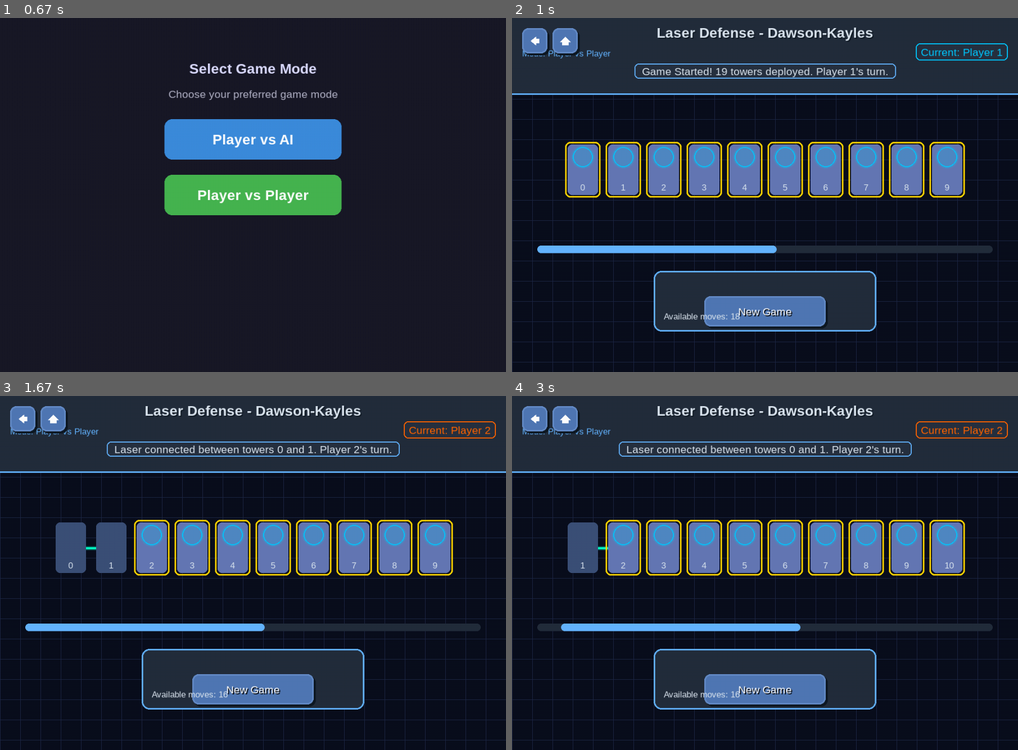
Above: before the commit, frames 1-4 (two rows, left to right).
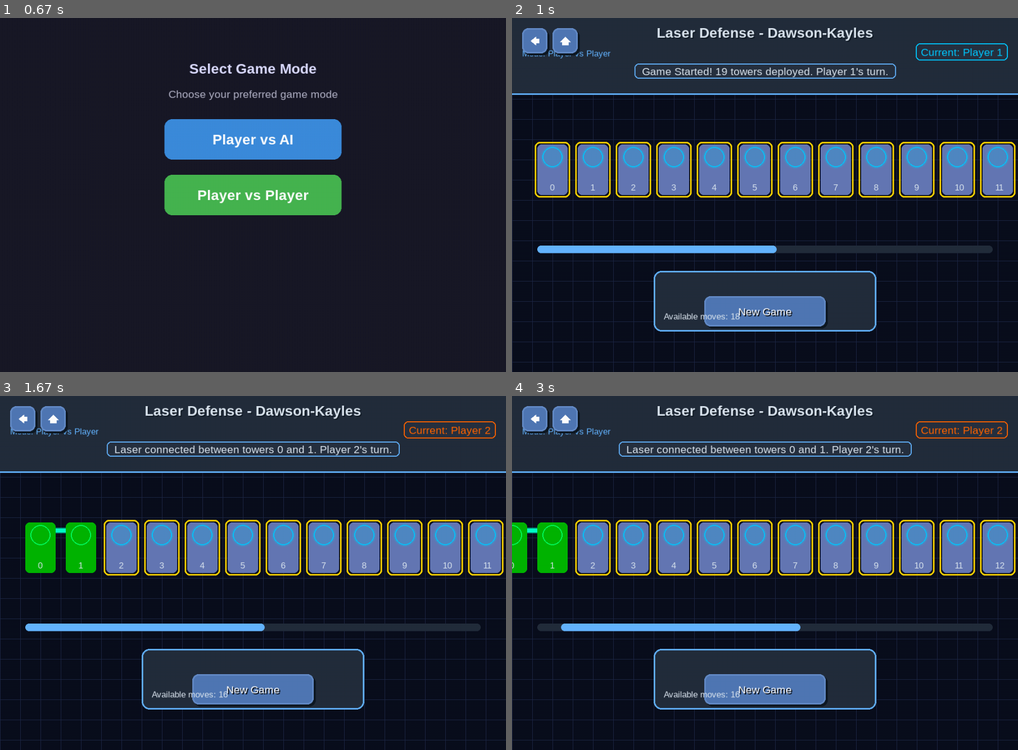
Above: after the commit, the same moments.

Repository: JieteXue/ICG-Games
Game: pygame game, started from Nice/main.py
Two runs of this game, one before a commit and one after it. Both use one fixed random seed, a clock stepped at 60 frames per second and the inputs below.
Inputs:
- Up to frame 1 (0.67 s): click "Laser" at 0.38 s
- Up to frame 2 (1 s): click "Player vs Player" at 0.72 s
- Up to frame 3 (1.67 s): click "0" at 1.07 s; click "1" at 1.4 s
- Up to frame 4 (3 s): hold Right 1.67-2.13 s; hold Right 2.17-2.63 s; hold Left from 2.67 s (still down)

Frame 1 is identical in both runs. In frame 2, 9.2% of the frame differs, in the area x 4-100%, y 34-51%; in frame 3, 10%; in frame 4, 10%, in the area x 0-100%, y 34-51%.

Commit message:
修好了
但是pyc有没删掉呜呜呜

Diff:
--- a/Nice/src/games/dawson_kayles/game.py
+++ b/Nice/src/games/dawson_kayles/game.py
@@ -193,7 +193,7 @@
             self.ui.draw_game_info(self.logic)
 
             # 绘制炮塔和激光
-            self.ui.draw_towers(self.logic, self.tower_buttons)
+            self.ui.draw_towers_and_lasers(self.logic, self.tower_buttons)
 
             # 绘制控制面板
             self.ui.draw_control_panel(self.control_buttons, self.logic)
--- a/Nice/src/games/dawson_kayles/ui.py
+++ b/Nice/src/games/dawson_kayles/ui.py
@@ -18,28 +18,41 @@
         self.selected = False
         self.enabled = True
 
-    def draw(self, surface, is_active, is_highlighted):
-        """绘制炮塔"""
-        # 炮塔基座
-        base_color = (100, 120, 180)  # 炮塔基座颜色
-        if not is_active:
-            base_color = (60, 80, 120)  # 未激活的炮塔
-
+    def draw(self, surface, tower_state, player_owner=None, is_highlighted=False):
+        """
+        绘制炮塔
+
+        Args:
+            surface: 绘制表面
+            tower_state: 炮塔状态 (0=不可用, 1=可用)
+            player_owner: 炮塔所有者 (1=玩家1, 2=玩家2/AI, None=未连接)
+            is_highlighted: 是否高亮显示
+        """
+        # 根据炮塔状态和所有者选择颜色
+        if tower_state == 0:  # 不可用
+            if player_owner == 1:
+                base_color = (0, 180, 0)      # 玩家1 - 深绿色
+                top_color = (0, 255, 100)     # 玩家1 - 亮绿色
+            elif player_owner == 2:
+                base_color = (220, 120, 0)    # 玩家2/AI - 深橙色
+                top_color = (255, 180, 50)    # 玩家2/AI - 亮橙色
+            else:
+                base_color = (80, 80, 100)    # 默认禁用颜色
+                top_color = (100, 100, 120)
+        else:  # 可用
+            base_color = (100, 120, 180)      # 可用炮塔基座
+            top_color = (0, 200, 255)         # 激活炮塔 - 亮蓝色
+
+        # 绘制炮塔基座
         pygame.draw.rect(surface, base_color, self.rect, border_radius=8)
 
         # 炮塔顶部（雷达/发射器）
         top_radius = self.rect.width // 3
         top_center = (self.rect.centerx, self.rect.top + top_radius + 5)
-
-        if is_active:
-            top_color = (0, 200, 255)  # 激活炮塔 - 亮蓝色
-        else:
-            top_color = (60, 80, 120)  # 未激活炮塔
-
         pygame.draw.circle(surface, top_color, top_center, top_radius, 2)
 
-        # 如果激活，绘制发光效果
-        if is_active:
+        # 如果可用，绘制发光效果
+        if tower_state == 1:
             glow_radius = top_radius + 3
             glow_surf = pygame.Surface((glow_radius * 2, glow_radius * 2), pygame.SRCALPHA)
             pygame.draw.circle(glow_surf, (*top_color[:3], 50), (glow_radius, glow_radius), glow_radius)
@@ -49,8 +62,8 @@
         id_text = self.font_manager.small.render(str(self.tower_id), True, TEXT_COLOR)
         surface.blit(id_text, (self.rect.centerx - 5, self.rect.bottom - 25))
 
-        # 高亮显示
-        if is_highlighted and is_active:
+        # 高亮显示可用移动
+        if is_highlighted and tower_state == 1:
             highlight_rect = self.rect.inflate(10, 10)
             pygame.draw.rect(surface, HIGHLIGHT_COLOR, highlight_rect, 3, border_radius=10)
 
@@ -75,6 +88,16 @@
         self.visible_tower_count = 10  # 可见的炮塔数量
         self.selected_tower = None
         self.highlighted_towers = set()
+        # 计算内容总宽度和屏幕宽度
+        self.content_width = 0
+        self.screen_width = SCREEN_WIDTH
+        self.screen_height = SCREEN_HEIGHT
+
+    def update_content_width(self, num_towers):
+        """更新内容总宽度"""
+        tower_width = 60
+        spacing = 20
+        self.content_width = num_towers * (tower_width + spacing) - spacing + 100
 
     def draw_background(self):
         """绘制科技风格背景"""
@@ -143,40 +166,71 @@
 
             self.screen.blit(message_text, (SCREEN_WIDTH//2 - message_text.get_width()//2, 93 + i * 25))
 
-    def draw_towers(self, game_logic, tower_buttons):
+    def draw_towers_and_lasers(self, game_logic, tower_buttons):
         """绘制炮塔和激光"""
-        # 先绘制所有激光
+        # 先绘制激光
+        self._draw_all_lasers(game_logic, tower_buttons)
+
+        # 然后绘制炮塔
+        for button in tower_buttons:
+            # 确定炮塔的所有者
+            owner = self._get_tower_owner(game_logic, button.tower_id)
+
+            # 确定炮塔是否高亮
+            is_highlighted = button.tower_id in self.highlighted_towers
+
+            # 绘制炮塔
+            button.draw(self.screen, game_logic.towers[button.tower_id], owner, is_highlighted)
+
+    def _get_tower_owner(self, game_logic, tower_id):
+        """获取炮塔的所有者"""
         for start_idx, end_idx, player in game_logic.lasers:
-            self._draw_laser(start_idx, end_idx, player, tower_buttons)
-
-        # 然后绘制所有炮塔
+            if start_idx == tower_id or end_idx == tower_id:
+                return player
+        return None
+
+    def _draw_all_lasers(self, game_logic, tower_buttons):
+        """绘制所有激光连接"""
+        # 创建炮塔位置映射
+        tower_positions = {}
         for button in tower_buttons:
-            is_active = game_logic.towers[button.tower_id] == 1
-            is_highlighted = button.tower_id in self.highlighted_towers
-            button.draw(self.screen, is_active, is_highlighted)
-
-    def _draw_laser(self, start_idx, end_idx, player, tower_buttons):
-        """绘制激光连接"""
-        if start_idx >= len(tower_buttons) or end_idx >= len(tower_buttons):
-            return
-
-        start_button = tower_buttons[start_idx]
-        end_button = tower_buttons[end_idx]
-
-        start_x = start_button.rect.centerx
-        start_y = start_button.rect.centery
-        end_x = end_button.rect.centerx
-        end_y = end_button.rect.centery
-
+            tower_positions[button.tower_id] = button.rect
+
+        # 绘制每条激光
+        for start_idx, end_idx, player in game_logic.lasers:
+            if start_idx in tower_positions and end_idx in tower_positions:
+                self._draw_laser(tower_positions[start_idx], tower_positions[end_idx], player)
+
+    def _draw_laser(self, start_rect, end_rect, player):
+        """绘制单个激光连接"""
+        # 激光连接点（从炮塔顶部）
+        start_x = start_rect.centerx
+        start_y = start_rect.top + 15  # 从炮塔顶部稍微向下一点
+        end_x = end_rect.centerx
+        end_y = end_rect.top + 15
+
+        # 激光颜色
         laser_color = (0, 255, 200) if player == 1 else (255, 100, 0)  # 玩家1青蓝，玩家2橙色
 
-        # 绘制激光光束
-        pygame.draw.line(self.screen, laser_color, (start_x, start_y), (end_x, end_y), 4)
-
-        # 添加激光发光效果
-        glow_surf = pygame.Surface((abs(end_x - start_x) + 10, 10), pygame.SRCALPHA)
-        pygame.draw.line(glow_surf, (*laser_color[:3], 80), (5, 5), (glow_surf.get_width() - 5, 5), 8)
-        self.screen.blit(glow_surf, (min(start_x, end_x) - 5, start_y - 5))
+        # 绘制粗激光光束（8像素宽）
+        pygame.draw.line(self.screen, laser_color, (start_x, start_y), (end_x, end_y), 8)
+
+        # 添加激光发光效果（更宽）
+        glow_width = max(abs(end_x - start_x), 10) + 30
+        glow_surf = pygame.Surface((glow_width, 20), pygame.SRCALPHA)
+        pygame.draw.line(glow_surf, (*laser_color[:3], 100), (15, 10), (glow_width - 15, 10), 12)
+
+        # 计算旋转角度
+        angle = pygame.math.Vector2(end_x - start_x, end_y - start_y).angle_to((1, 0))
+
+        # 旋转和放置发光效果
+        rotated_glow = pygame.transform.rotate(glow_surf, -angle)
+        glow_rect = rotated_glow.get_rect(center=((start_x + end_x) // 2, (start_y + end_y) // 2))
+        self.screen.blit(rotated_glow, glow_rect)
+
+        # 添加激光端点效果
+        pygame.draw.circle(self.screen, laser_color, (start_x, start_y), 6)
+        pygame.draw.circle(self.screen, laser_color, (end_x, end_y), 6)
 
     def draw_control_panel(self, control_buttons, game_logic):
         """绘制控制面板"""
@@ -212,8 +266,15 @@
                         (scrollbar_x, scrollbar_y, scrollbar_width, 15), border_radius=7)
 
         # 计算滑块位置和大小
-        slider_width = max(30, scrollbar_width * self.visible_tower_count / total_towers)
-        slider_x = scrollbar_x + (self.scroll_offset / (total_towers - self.visible_tower_count)) * (scrollbar_width - slider_width)
+        visible_ratio = self.visible_tower_count / total_towers
+        slider_width = max(30, scrollbar_width * visible_ratio)
+        max_scroll = total_towers - self.visible_tower_count
+
+        if max_scroll > 0:
+            scroll_ratio = self.scroll_offset / max_scroll
+            slider_x = scrollbar_x + scroll_ratio * (scrollbar_width - slider_width)
+        else:
+            slider_x = scrollbar_x
 
         # 绘制滑块
         pygame.draw.rect(self.screen, ACCENT_COLOR,
@@ -221,24 +282,25 @@
 
     def create_tower_buttons(self, num_towers):
         """创建炮塔按钮"""
+        self.update_content_width(num_towers)
+
         buttons = []
         tower_width = 60
         tower_height = 100
         spacing = 20
 
-        # 计算起始位置
-        total_width = min(num_towers, self.visible_tower_count) * (tower_width + spacing) - spacing
-        start_x = (SCREEN_WIDTH - total_width) // 2
+        # 计算起始位置（考虑滚动偏移）
+        start_x = 50 - self.scroll_offset * (tower_width + spacing)
         y_position = 250
 
-        # 创建可见范围内的炮塔按钮
-        start_index = self.scroll_offset
-        end_index = min(self.scroll_offset + self.visible_tower_count, num_towers)
-
-        for i in range(start_index, end_index):
-            x = start_x + (i - start_index) * (tower_width + spacing)
-            button = TowerButton(x, y_position, tower_width, tower_height, i, self.font_manager)
-            buttons.append(button)
+        # 创建当前可见范围内的炮塔按钮
+        for i in range(num_towers):
+            x = start_x + i * (tower_width + spacing)
+
+            # 只创建在屏幕范围内的按钮
+            if -tower_width < x < SCREEN_WIDTH:
+                button = TowerButton(x, y_position, tower_width, tower_height, i, self.font_manager)
+                buttons.append(button)
 
         return buttons
 
@@ -269,9 +331,10 @@
         if event.type == pygame.MOUSEWHEEL:
             if event.y > 0:  # 向上滚动，向左移动
                 self.scroll_left(total_towers)
+                return True
             elif event.y < 0:  # 向下滚动，向右移动
                 self.scroll_right(total_towers)
-            return True
+                return True
         return False
 
     def update_highlighted_towers(self, available_moves, selected_tower):
